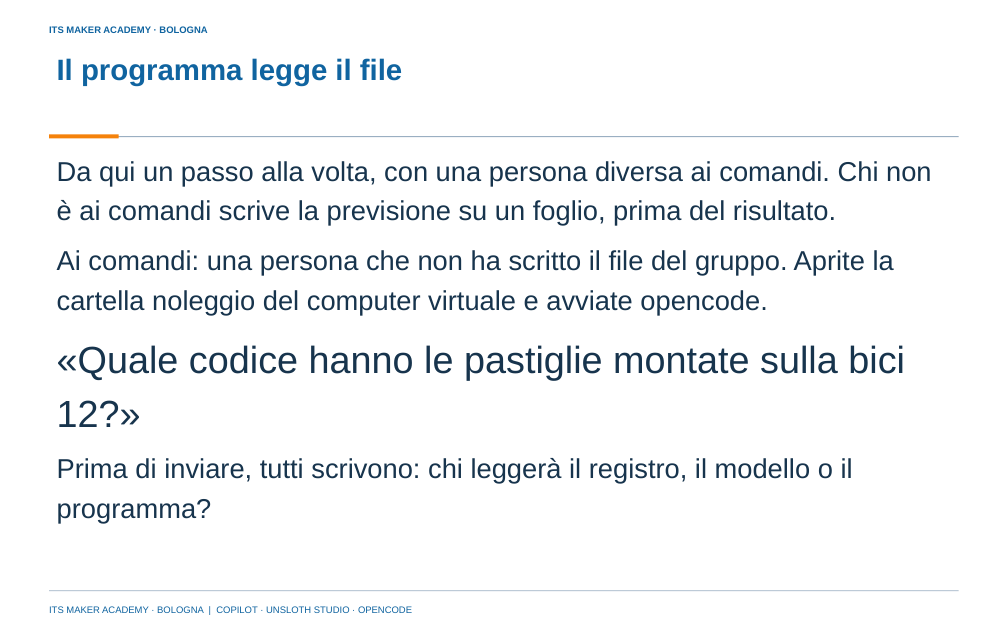
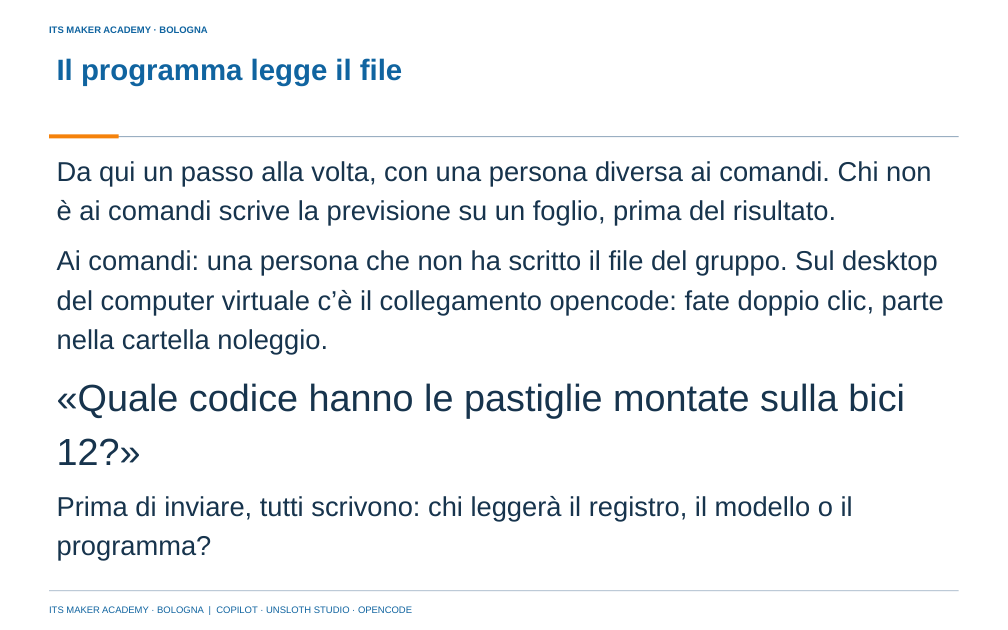
Before and after one commit to franzo9393/ITSCorso_UnslothStudio-Git, a slide deck: slide 32 of lezione 5 - coordinatore, Unsloth Studio e opencode/Lezione5_Coordinatore_Unsloth_Studio_e_opencode_ITS_MAKER.pptx (slide 31 before the commit). Drawn at 1008x630 pixels with LibreOffice and Linux fonts; fonts in the diff are those of the drawing; background and template pictures are left out. Boxes give left, top, right and bottom in pixels: in the first picture for what was removed or moved away, otherwise in the second. Text is boxed around its words. In the diff, an @@ line names an element or a change of style, - is before the commit and + after.

Commit message:
Lezione 5: correzioni dopo tre revisioni didattiche (37 slide, permessi opencode anche in Plan, consegna senza risposte anticipate, guida con ripristino VM e chiavette)

```diff
--- a/lezione 5 - coordinatore, Unsloth Studio e opencode/Lezione5_Coordinatore_Unsloth_Studio_e_opencode_ITS_MAKER.pptx
+++ b/lezione 5 - coordinatore, Unsloth Studio e opencode/Lezione5_Coordinatore_Unsloth_Studio_e_opencode_ITS_MAKER.pptx
@@ text at <box>57,250,944,354</box>: text changed @@
-Ai comandi: una persona che non ha scritto il file del gruppo. Aprite la cartella noleggio del computer virtuale e avviate opencode.
+Ai comandi: una persona che non ha scritto il file del gruppo. Sul desktop del computer virtuale c’è il collegamento opencode: fate doppio clic, parte nella cartella noleggio.
@@ text "«Quale codice hanno le pastiglie ...": place and size @@
-text "«Quale codice hanno le pastiglie ..." at <box>57,345,905,427</box>
+text "«Quale codice hanno le pastiglie ..." at <box>57,383,905,465</box>
@@ text "Prima di inviare, tutti scrivono: ...": place and size @@
-text "Prima di inviare, tutti scrivono: ..." at <box>57,458,853,522</box>
+text "Prima di inviare, tutti scrivono: ..." at <box>57,496,853,560</box>
```
Also in this commit, not shown: 20 other slides changed, 2 slides added, 1 slide removed, 12 other files.
